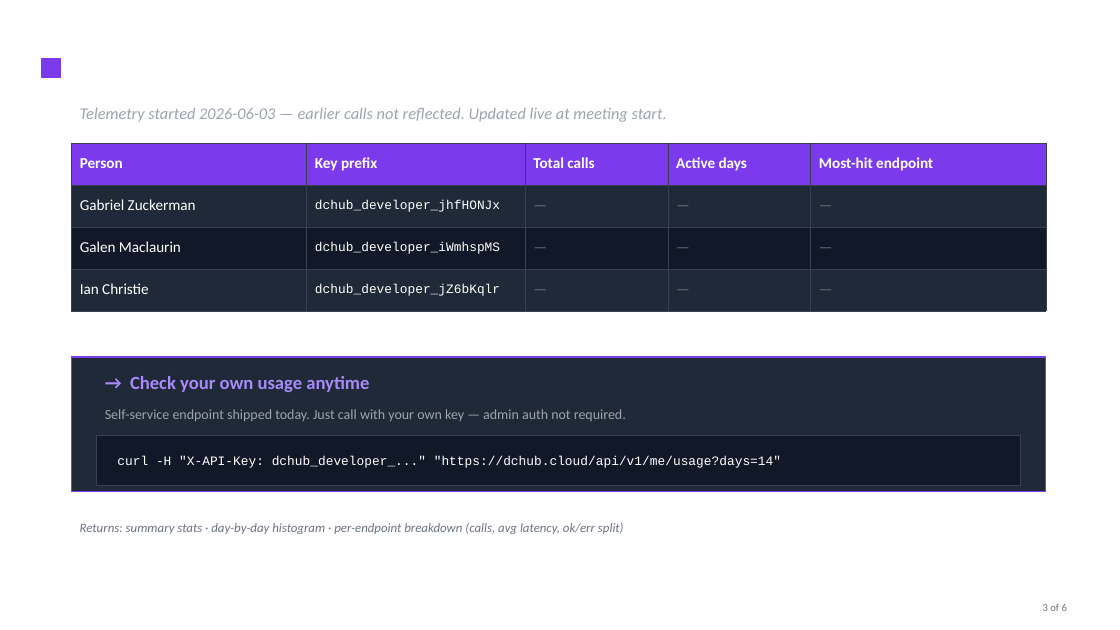
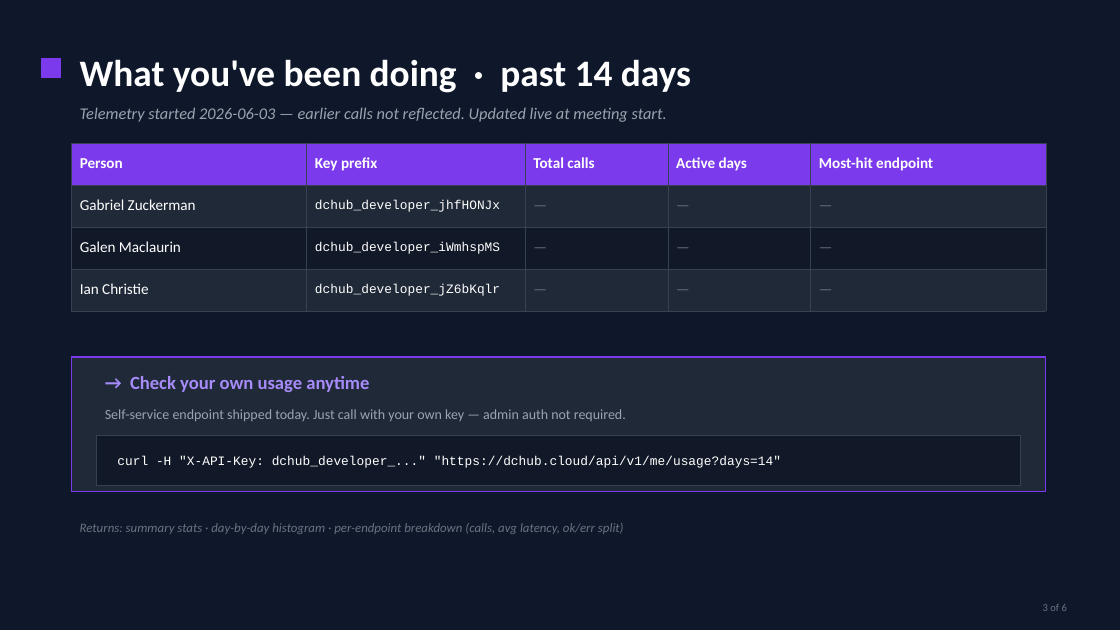
Before and after one commit to azmartone67/dchub-backend, a slide deck: slide 3 of docs/NLR_MEETING_2026-06-10_DECK.pptx. Drawn at 1120x630 pixels with LibreOffice and Linux fonts; fonts in the diff are those of the drawing. Boxes give left, top, right and bottom in pixels: in the first picture for what was removed or moved away, otherwise in the second. Text is boxed around its words. In the diff, an @@ line names an element or a change of style, - is before the commit and + after.

```diff
--- a/docs/NLR_MEETING_2026-06-10_DECK.pptx
+++ b/docs/NLR_MEETING_2026-06-10_DECK.pptx
@@ rectangle added at [0, 0, 1120, 630], fill #0F172A, outline #0F172A 1 pt @@
@@ text added at [80, 59, 691, 93], 32 pt, text #FFFFFF, bold @@
+What you've been doing · past 14 days
```
Also in this commit, not shown: 5 other slides changed.
